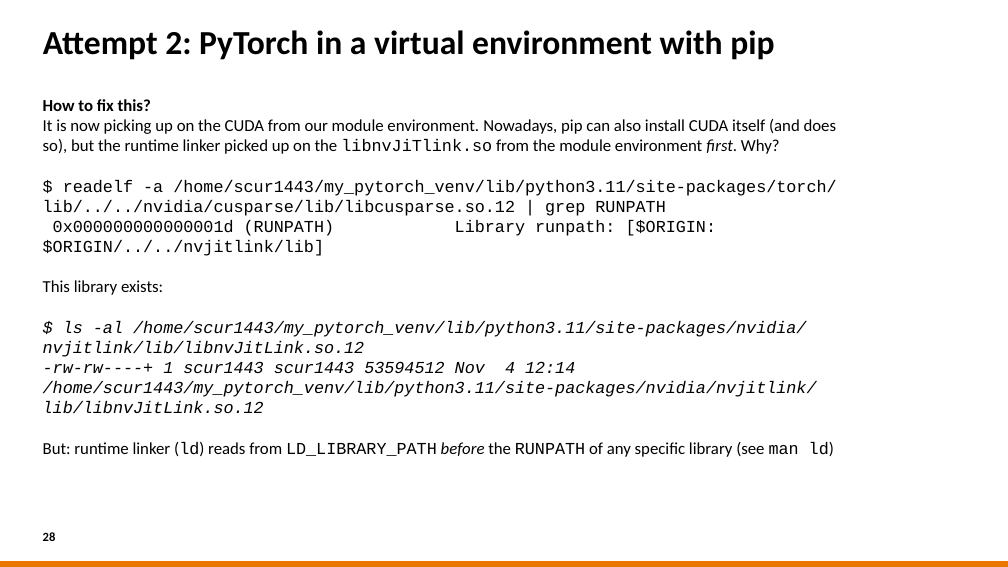
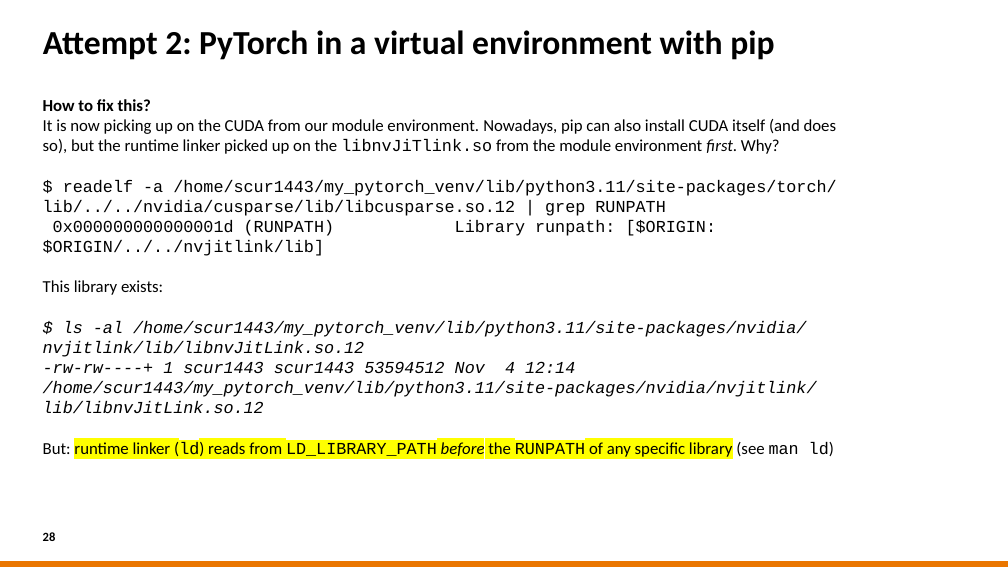
Before and after one commit to sara-nl/HPML-course-materials, a slide deck: slide 28 of Day2/slides/Software_installations_on_HPC_systems.pptx. Drawn at 1008x567 pixels with LibreOffice and Linux fonts; fonts in the diff are those of the drawing; background and template pictures are left out. Boxes give left, top, right and bottom in pixels: in the first picture for what was removed or moved away, otherwise in the second. Text is boxed around its words. In the diff, an @@ line names an element or a change of style, - is before the commit and + after.

```diff
--- a/Day2/slides/Software_installations_on_HPC_systems.pptx
+++ b/Day2/slides/Software_installations_on_HPC_systems.pptx
@@ text at box(43, 440, 834, 458): highlight none to #FFFF00 in "runtime linker (ld) reads from LD_LIBRARY_PATH before ..." @@
```
Also in this commit, not shown: 10 other slides changed, 1 slide removed.
